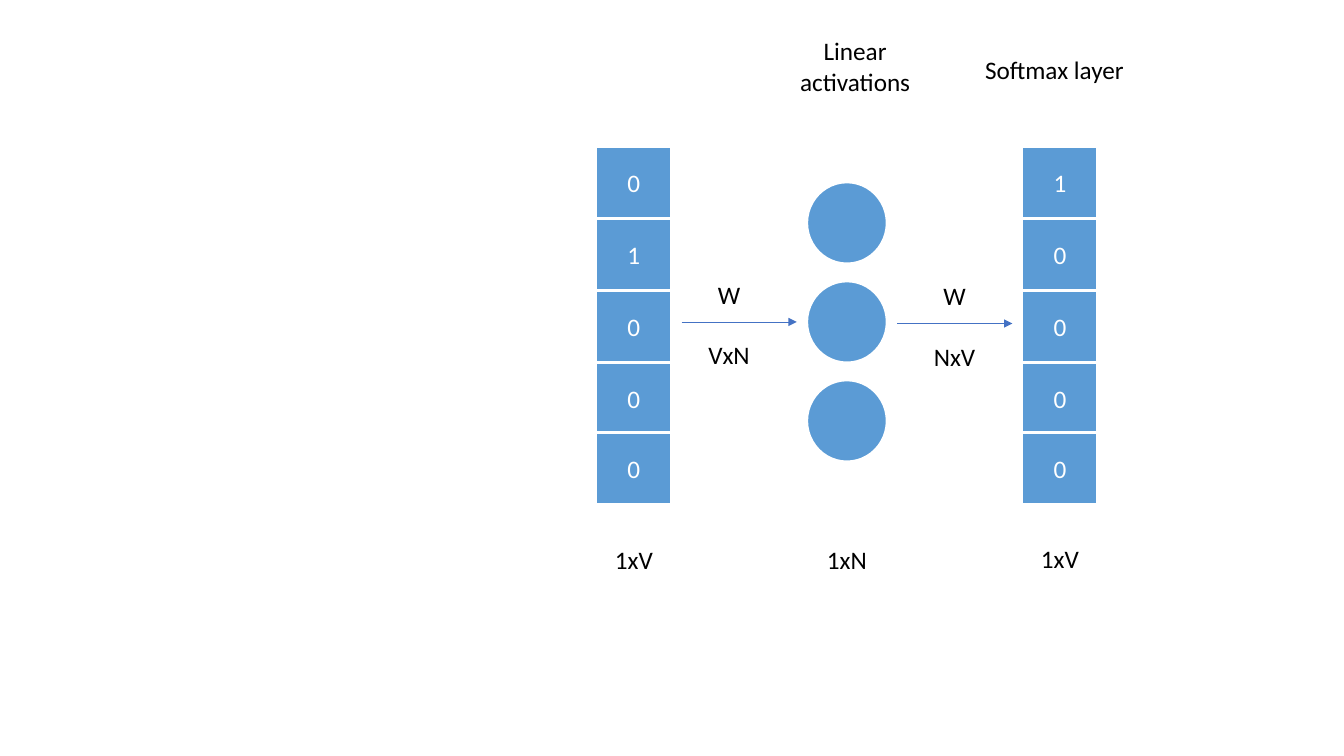
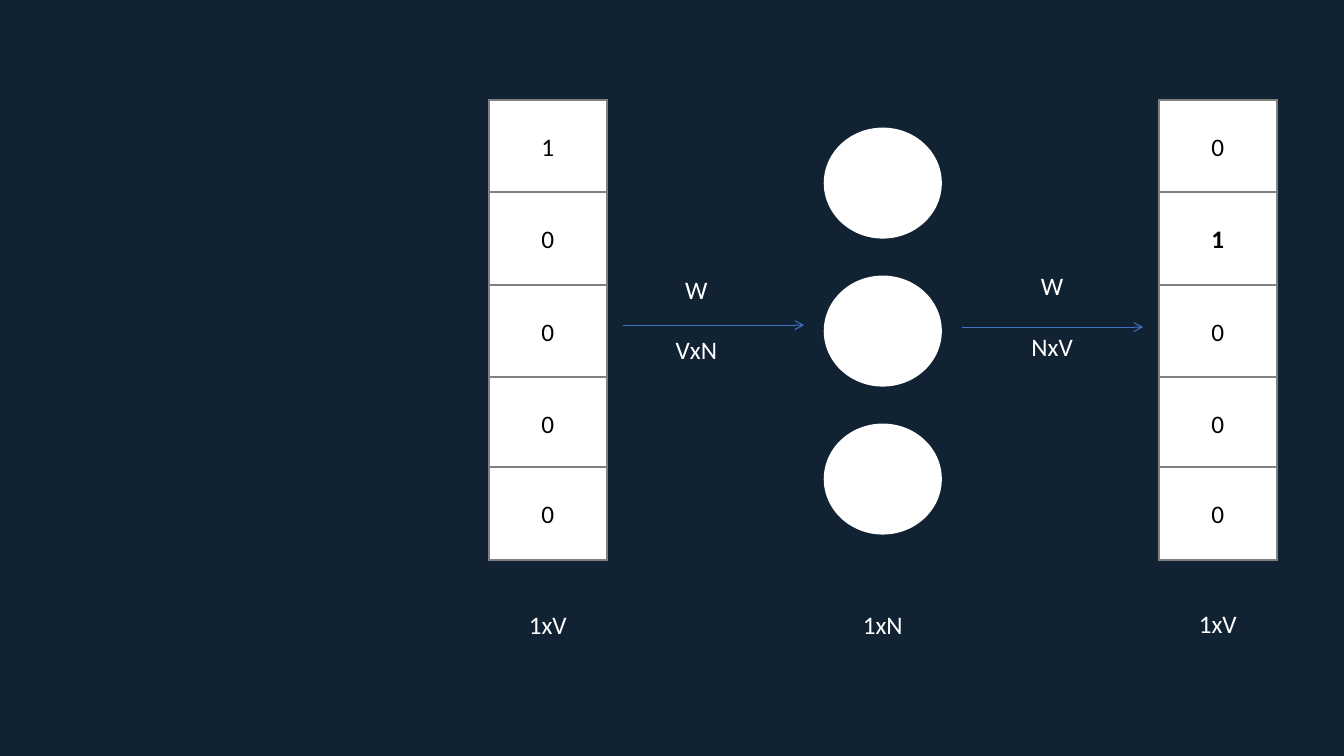
Before and after one commit to cfreemoser/talks, a slide deck: slide 1 of cem/img/vorlagen.pptx. Drawn at 1344x756 pixels with LibreOffice and Linux fonts; fonts in the diff are those of the drawing. Boxes give left, top, right and bottom in pixels: in the first picture for what was removed or moved away, otherwise in the second. Text is boxed around its words. In the diff, an @@ line names an element or a change of style, - is before the commit and + after.

```diff
--- a/cem/img/vorlagen.pptx
+++ b/cem/img/vorlagen.pptx
@@ background #FFFFFF to #112233 @@
@@ text removed at (x1=800, y1=42, x2=910, y2=92) @@
-Linear activations
@@ text removed at (x1=985, y1=61, x2=1124, y2=83) @@
-Softmax layer
@@ rectangle "1" resized from (x1=597, y1=219, x2=671, y2=290) to (x1=489, y1=100, x2=607, y2=193) @@
@@ text colour #FFFFFF to #000000; fill #5B9BD5 to #FFFFFF; outline #FFFFFF 1.5 pt to #808080 1.5 pt in 9 elements at (x1=489, y1=285, x2=607, y2=378), (x1=489, y1=377, x2=607, y2=470), (x1=489, y1=467, x2=607, y2=560), (x1=1159, y1=285, x2=1277, y2=378), (x1=489, y1=193, x2=607, y2=285), (x1=1159, y1=377, x2=1277, y2=470), (x1=1159, y1=467, x2=1277, y2=560), (x1=489, y1=100, x2=607, y2=193), (x1=1159, y1=100, x2=1277, y2=193) @@
@@ rectangle "0" resized from (x1=1022, y1=219, x2=1097, y2=290) to (x1=1159, y1=100, x2=1277, y2=193) @@
@@ ellipse resized from (x1=808, y1=182, x2=887, y2=264) to (x1=824, y1=128, x2=942, y2=239) @@
@@ rectangle "0" resized from (x1=597, y1=146, x2=671, y2=218) to (x1=489, y1=193, x2=607, y2=285) @@
@@ rectangle "1" resized from (x1=1022, y1=146, x2=1097, y2=218) to (x1=1159, y1=193, x2=1277, y2=285) @@
@@ rectangle "1" at (x1=1159, y1=193, x2=1277, y2=285): text colour #FFFFFF to #000000, bold on; fill #5B9BD5 to #FFFFFF; outline #FFFFFF 1.5 pt to #808080 1.5 pt @@
@@ text "W" moved from (x1=708, y1=287, x2=749, y2=364) to (x1=676, y1=282, x2=717, y2=359) @@
@@ text "W" moved from (x1=934, y1=288, x2=975, y2=366) to (x1=1031, y1=278, x2=1072, y2=356) @@
@@ rectangle "0" resized from (x1=597, y1=290, x2=671, y2=362) to (x1=489, y1=285, x2=607, y2=378) @@
@@ ellipse resized from (x1=808, y1=281, x2=887, y2=363) to (x1=824, y1=275, x2=942, y2=386) @@
@@ rectangle "0" resized from (x1=1022, y1=290, x2=1097, y2=362) to (x1=1159, y1=285, x2=1277, y2=378) @@
@@ arrow moved from (682, 322) - (798, 322) to (623, 326) - (805, 326) @@
@@ arrow (623, 326) - (805, 326): stroke #4472C4 0.5 pt to #4472C4 0.75 pt; arrowheads changed @@
@@ arrow moved from (897, 324) - (1012, 324) to (962, 328) - (1143, 328) @@
@@ arrow (962, 328) - (1143, 328): stroke #4472C4 0.5 pt to #4472C4 0.75 pt; arrowheads changed @@
@@ rectangle "0" resized from (x1=597, y1=363, x2=671, y2=435) to (x1=489, y1=377, x2=607, y2=470) @@
@@ rectangle "0" resized from (x1=1022, y1=363, x2=1097, y2=435) to (x1=1159, y1=377, x2=1277, y2=470) @@
@@ fill #5B9BD5 to #FFFFFF; outline #FFFFFF 1.5 pt to none in 3 elements at (x1=824, y1=275, x2=942, y2=386), (x1=824, y1=128, x2=942, y2=239), (x1=824, y1=423, x2=942, y2=534) @@
@@ ellipse resized from (x1=808, y1=380, x2=887, y2=462) to (x1=824, y1=423, x2=942, y2=534) @@
@@ rectangle "0" resized from (x1=597, y1=433, x2=671, y2=504) to (x1=489, y1=467, x2=607, y2=560) @@
@@ rectangle "0" resized from (x1=1022, y1=433, x2=1097, y2=504) to (x1=1159, y1=467, x2=1277, y2=560) @@
@@ text "1xV" moved from (x1=615, y1=552, x2=653, y2=569) to (x1=529, y1=617, x2=567, y2=634) @@
@@ text "1xN" moved from (x1=827, y1=552, x2=867, y2=569) to (x1=863, y1=617, x2=903, y2=634) @@
@@ text colour #000000 to #FFFFFF in 5 elements at (x1=676, y1=282, x2=717, y2=359), (x1=1031, y1=278, x2=1072, y2=356), (x1=863, y1=617, x2=903, y2=634), (x1=529, y1=617, x2=567, y2=634), (x1=1199, y1=616, x2=1237, y2=633) @@
@@ text "1xV" moved from (x1=1041, y1=551, x2=1079, y2=568) to (x1=1199, y1=616, x2=1237, y2=633) @@
```
Also in this commit, not shown: 9 slides added, 1 slide removed, 4 other files.
